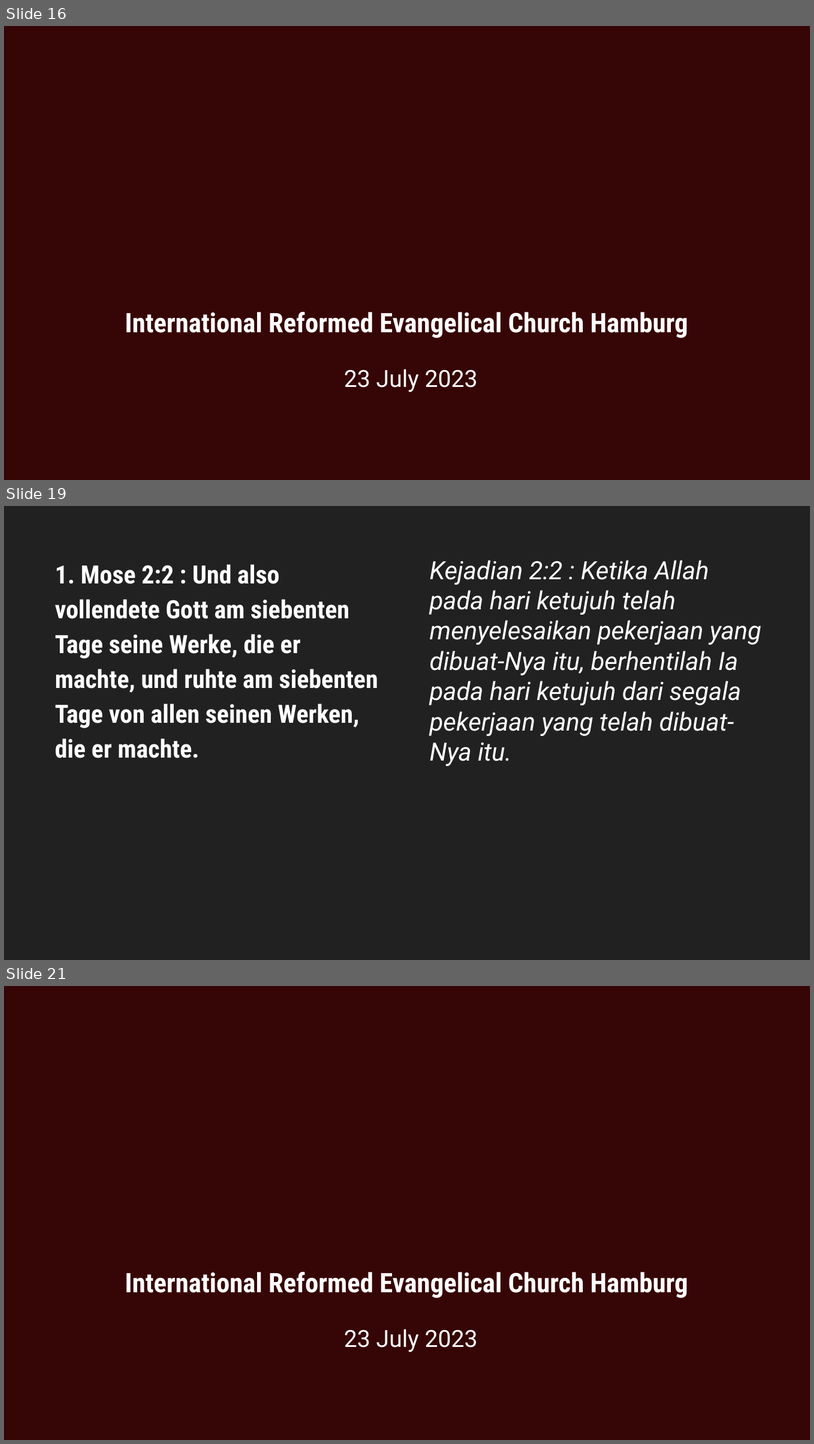
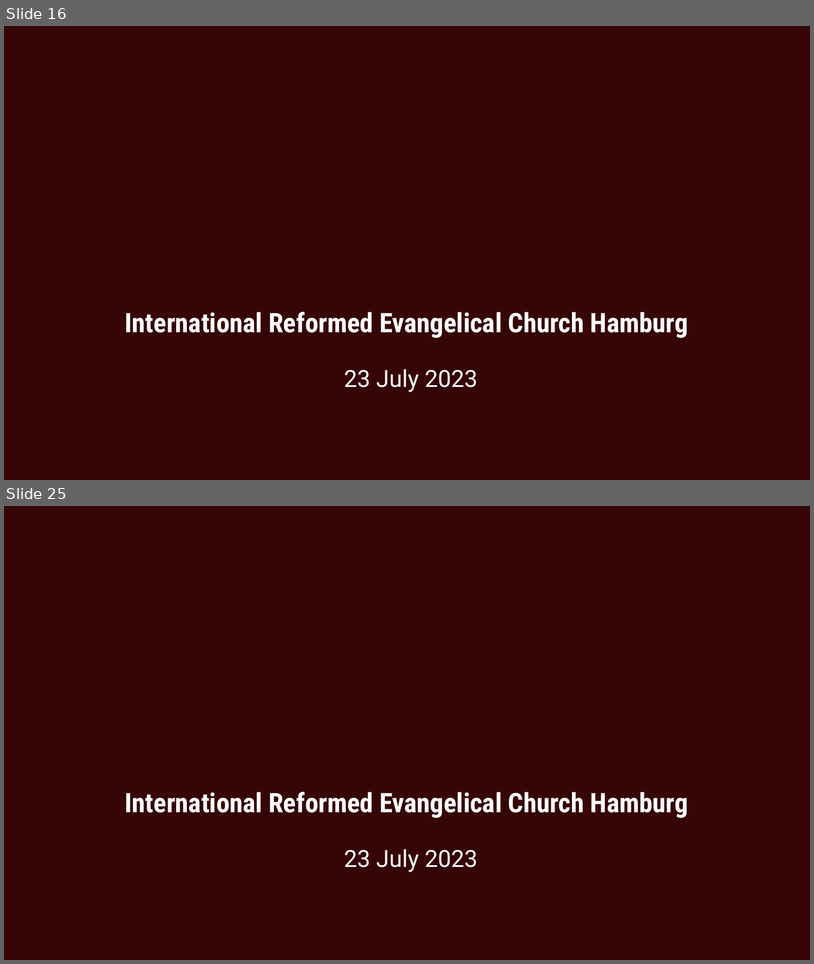
Before and after one commit to stepkurniawan/grii_hamburg_slidemaker, a slide deck: 20230723.pptx. Shown one above the other, each under a label of ours: slides 16, 19 and 21 before the commit, slides 16 and 25 after it; the slides between them are not shown. The pictures are 814x1444 and 814x964 pixels, drawn with LibreOffice and Linux fonts; fonts in the diff are those of the drawing; background and template pictures are left out. Boxes give left, top, right and bottom in pixels: in the first picture for what was removed or moved away, otherwise in the second. Text is boxed around its words. In the diff, an @@ line names an element or a change of style, - is before the commit and + after.

```diff
--- a/20230723.pptx
+++ b/20230723.pptx
@@ slide 19 removed at bbox=[4, 506, 810, 960], background #212121 @@
@@ text removed at bbox=[55, 564, 378, 758] @@
-1. Mose 2:2 : Und also vollendete Gott am siebenten Tage seine Werke, die er machte, und ruhte am siebenten Tage von allen seinen Werken, die er machte.
@@ text removed at bbox=[430, 560, 762, 766] @@
-Kejadian 2:2 : Ketika Allah pada hari ketujuh telah menyelesaikan pekerjaan yang dibuat-Nya itu, berhentilah Ia pada hari ketujuh dari segala pekerjaan yang telah dibuat-Nya itu.
@@ what was slide 21 is now slide 25 @@
```
Also in this commit, not shown: 1 slide changed, 8 slides added, 3 other slides removed, 5 other files.
